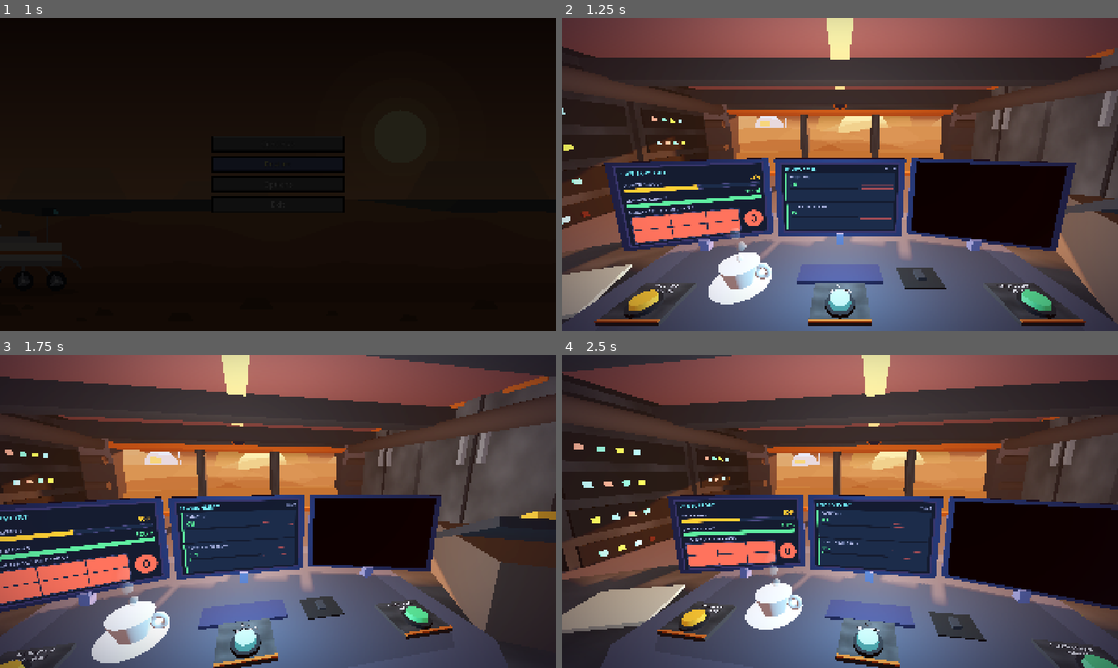
Above: before the commit, frames 1-4 (two rows, left to right).
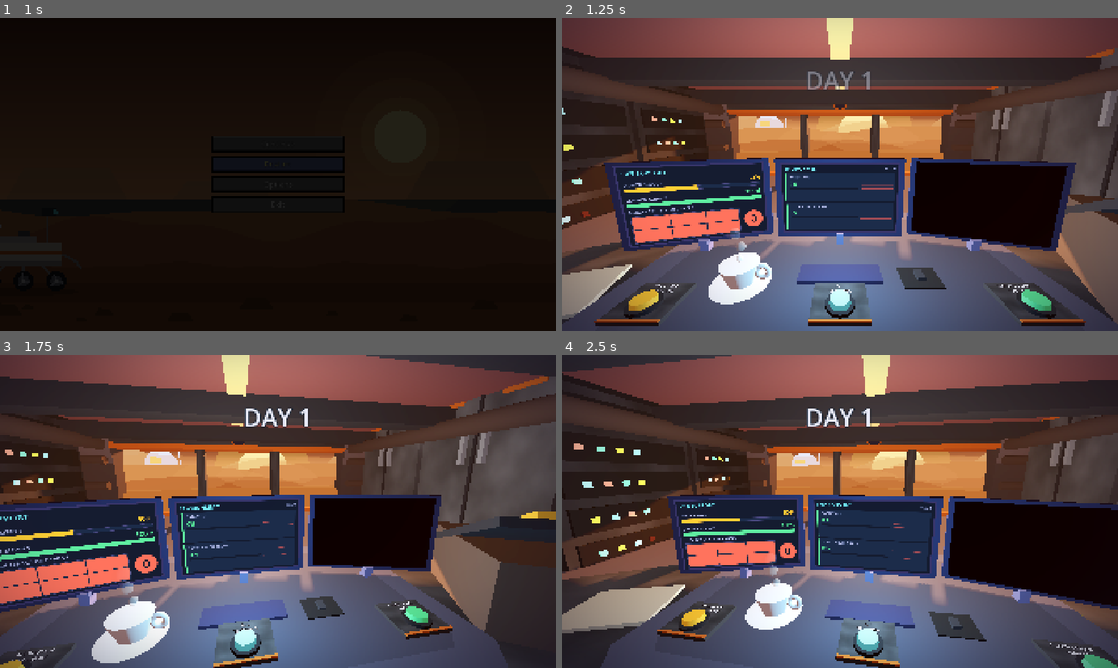
Above: after the commit, the same moments.

Repository: PolarLordStar/junior-astruonaut-mission-trainer
Game: Godot game, scene res://main_menu.tscn
Two runs of this game, one before a commit and one after it. Both use one fixed random seed, a clock stepped at 60 frames per second and the inputs below.
Inputs (mouse positions are in pixels of both pictures, inside the frame that each line leads up to):
- Up to frame 1 (1 s): click "Restart" at 0.5 s
- Up to frame 2 (1.25 s): no input
- Up to frame 3 (1.75 s): move the mouse to (400, 495) at 1.27 s; click (400, 495) at 1.42 s
- Up to frame 4 (2.5 s): move the mouse to (728, 527) at 2.02 s; click (728, 527) at 2.17 s

Frame 1 is identical in both runs. In frame 2, 0.3% of the frame differs, in the area x 41-56%, y 17-63%; in frame 3, 0.3%; in frame 4, 0.4%, in the area x 44-56%, y 17-64%.

Commit message:
fixed day counter

Diff:
--- a/main/game/game.gd
+++ b/main/game/game.gd
@@ -1,10 +1,11 @@
 extends Node
 var preset_values = preload("res://main/libraries/preset_values.gd").new()
 var player_script = preload("res://main/game/player/player.gd").new()
-var save_script = preload("res://scripts/save_manager.gd")
+var save_script = preload("res://scripts/save_manager.gd").new()
 var components_script = preload("res://main/game/components/components.gd").new()
+@onready var day_counter: CanvasLayer = $DayCounter
 
-var day_number: int = save_script.new().load_day()
+var day_number: int = save_script.load_day()
 var date
 
 func setup() -> void:
@@ -26,11 +27,13 @@
 
 # START OR NEXT DAY FUNCTIONS
 func start() -> void:
-	# ...screen saying Day Number
 	setup()
+	day_counter.show_day(day_number)
 func _on_day_end() -> void:
 	$Timers/DayTimer.stop()
 	$Timers/TickUpdateTimer.stop()
+	if day_number < preset_values.MAX_DAYS:
+		start()
 	# ...screen saying day number survived
 func _ready() -> void:
 	start()
--- a/main/game/game.tscn
+++ b/main/game/game.tscn
@@ -16,7 +16,7 @@
 
 [node name="ControlRoom" parent="." unique_id=1901615750 instance=ExtResource("2_5mlo5")]
 
-[node name="DayCounter" parent="." instance=ExtResource("3_daycounter")]
+[node name="DayCounter" parent="." unique_id=1010252669 instance=ExtResource("3_daycounter")]
 
 [connection signal="timeout" from="Timers/DayTimer" to="." method="_on_day_end"]
 [connection signal="timeout" from="Timers/TickUpdateTimer" to="." method="_updating_tick"]
--- a/main/game/ui/day_counter.gd
+++ b/main/game/ui/day_counter.gd
@@ -44,6 +44,8 @@
 
 ## DAY COUNTER: renders "DAY n" at the top of the screen, then slowly fades it away.
 func show_day(day: int) -> void:
+	if not is_node_ready():
+		await ready
 	_label.text = "DAY %d" % day
 	if _tween != null and _tween.is_valid():
 		_tween.kill()
--- a/main/game/ui/day_counter.tscn
+++ b/main/game/ui/day_counter.tscn
@@ -1,22 +1,21 @@
-[gd_scene format=3]
+[gd_scene format=3 uid="uid://x0mt4djj6vod"]
 
-[ext_resource type="Script" path="res://main/game/ui/day_counter.gd" id="1_daycounter"]
+[ext_resource type="Script" uid="uid://qawhn3esrlro" path="res://main/game/ui/day_counter.gd" id="1_daycounter"]
 
-[node name="DayCounter" type="CanvasLayer"]
+[node name="DayCounter" type="CanvasLayer" unique_id=424867875]
 layer = 10
 script = ExtResource("1_daycounter")
 
-[node name="DayLabel" type="Label" parent="."]
+[node name="DayLabel" type="Label" parent="." unique_id=817741628]
 anchors_preset = 10
 anchor_right = 1.0
 offset_top = 150.0
 offset_bottom = 280.0
 grow_horizontal = 2
-mouse_filter = 2
 theme_override_colors/font_color = Color(0.9333, 0.9412, 1, 1)
 theme_override_colors/font_outline_color = Color(0.0588, 0.1059, 0.1686, 1)
 theme_override_constants/outline_size = 14
 theme_override_font_sizes/font_size = 84
-text = "DAY 1"
+text = "DAY 0"
 horizontal_alignment = 1
 vertical_alignment = 1
--- a/scripts/save_manager.gd
+++ b/scripts/save_manager.gd
@@ -23,7 +23,7 @@
 const SECTION := "progress"
 
 ## The day a brand-new game (no save file) starts on.
-const DEFAULT_DAY := 1
+const DEFAULT_DAY := 0
 
 ## Turn off to only SAVE the day without ever loading it back into the game.
 const RESTORE_ON_LOAD := true
Not shown: 1 places in main/game/game.tscn that only renumber resources
